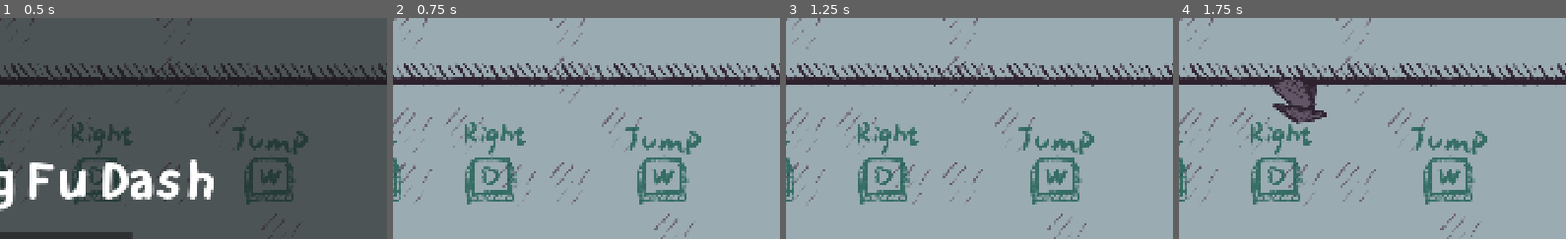
Above: before the commit, frames 1-4 (left to right).
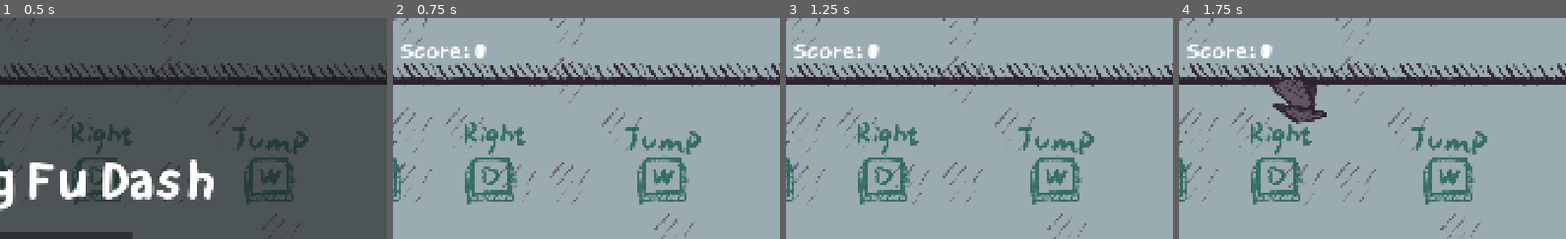
Above: after the commit, the same moments.

Repository: YiTongHu-SC/upside-down
Game: Godot game, scene res://scenes/main.tscn
Two runs of this game, one before a commit and one after it. Both use one fixed random seed, a clock stepped at 60 frames per second and the inputs below.
Inputs:
- Up to frame 1 (0.5 s): no input
- Up to frame 2 (0.75 s): click "Start Game" at 0.5 s
- Up to frame 3 (1.25 s): no input
- Up to frame 4 (1.75 s): hold D (MOVE_RIGHT) from 1.28 s (still down); tap Space (DASH) at 1.35 s; tap W (JUMP) at 1.52 s
The pictures show only the part of the screen within x 43-93%, y 0-50%; the shares and areas given below are measured in that part.

Frame 1 is identical in both runs. In frame 2, 0.6% of the frame differs, in the area x 2-25%, y 12-19%; in frame 3, 0.6%; in frame 4, 0.6%.

Commit message:
feat(scenes): add UI panel and update game logic
- Add UI panel to the main scene for displaying game information
- Implement showing/hiding of UI panel during game start and restart
- Update game logic to manage UI panel visibility

Diff:
--- a/scenes/main.gd
+++ b/scenes/main.gd
@@ -1,6 +1,6 @@
 extends Node2D
 
-
+@export var ui_panel: Container
 @export var hero_pk: PackedScene
 @export var hero_socket: Node2D
 @export var level_pk: PackedScene
@@ -39,6 +39,7 @@
 
 func start_game():
 	GameDataGlobal.game_paused = false
+	ui_panel.show()
 	start_game_panel.hide()
 	game_over_panel.hide()
 	game_over_panel.modulate.a = 0
@@ -50,6 +51,7 @@
 	last_point = start_level.position
 	hero_pos = hero_spawn_at.position
 	GameDataGlobal.game_paused = true
+	ui_panel.hide()
 	start_game_panel.show()
 	game_over_panel.hide()
 	if hero:
--- a/scenes/main.tscn
+++ b/scenes/main.tscn
@@ -21,9 +21,13 @@
 [sub_resource type="StyleBoxFlat" id="StyleBoxFlat_tbgi4"]
 bg_color = Color(0.11, 0.11, 0.11, 1)
 
-[node name="Main" type="Node2D" node_paths=PackedStringArray("hero_socket", "level_socket", "enemy", "start_level", "start_game_panel", "game_over_panel", "hero_spawn_at", "camera")]
+[sub_resource type="StyleBoxFlat" id="StyleBoxFlat_trceg"]
+bg_color = Color(0.6, 0.6, 0.6, 0)
+
+[node name="Main" type="Node2D" node_paths=PackedStringArray("ui_panel", "hero_socket", "level_socket", "enemy", "start_level", "start_game_panel", "game_over_panel", "hero_spawn_at", "camera")]
 material = ExtResource("1_tbgi4")
 script = ExtResource("2_tipki")
+ui_panel = NodePath("UI/UiPanel")
 hero_pk = ExtResource("1_0wfyh")
 hero_socket = NodePath("HeroSocket")
 level_pk = ExtResource("4_trceg")
@@ -136,6 +140,31 @@
 text = "切换模式-测试"
 script = ExtResource("11_ya4ey")
 
+[node name="UiPanel" type="PanelContainer" parent="UI"]
+anchors_preset = 15
+anchor_right = 1.0
+anchor_bottom = 1.0
+grow_horizontal = 2
+grow_vertical = 2
+mouse_filter = 2
+theme_override_styles/panel = SubResource("StyleBoxFlat_trceg")
+
+[node name="MarginContainer" type="MarginContainer" parent="UI/UiPanel"]
+layout_mode = 2
+mouse_filter = 2
+theme_override_constants/margin_top = 60
+
+[node name="HBoxContainer" type="HBoxContainer" parent="UI/UiPanel/MarginContainer"]
+layout_mode = 2
+size_flags_horizontal = 4
+size_flags_vertical = 0
+mouse_filter = 2
+
+[node name="Label" type="Label" parent="UI/UiPanel/MarginContainer/HBoxContainer"]
+layout_mode = 2
+theme_override_font_sizes/font_size = 50
+text = "Score: 0"
+
 [connection signal="pressed" from="UI/GameOverPanel/VBoxContainer/ButtonStart" to="." method="restart_game"]
 [connection signal="pressed" from="UI/StartGamePanel/VBoxContainer/ButtonStart" to="." method="start_game"]
 [connection signal="pressed" from="UI/StartGamePanel/VBoxContainer/ButtonTest" to="." method="change_mode"]
Not shown: 1 places in scenes/main.tscn that only renumber resources
